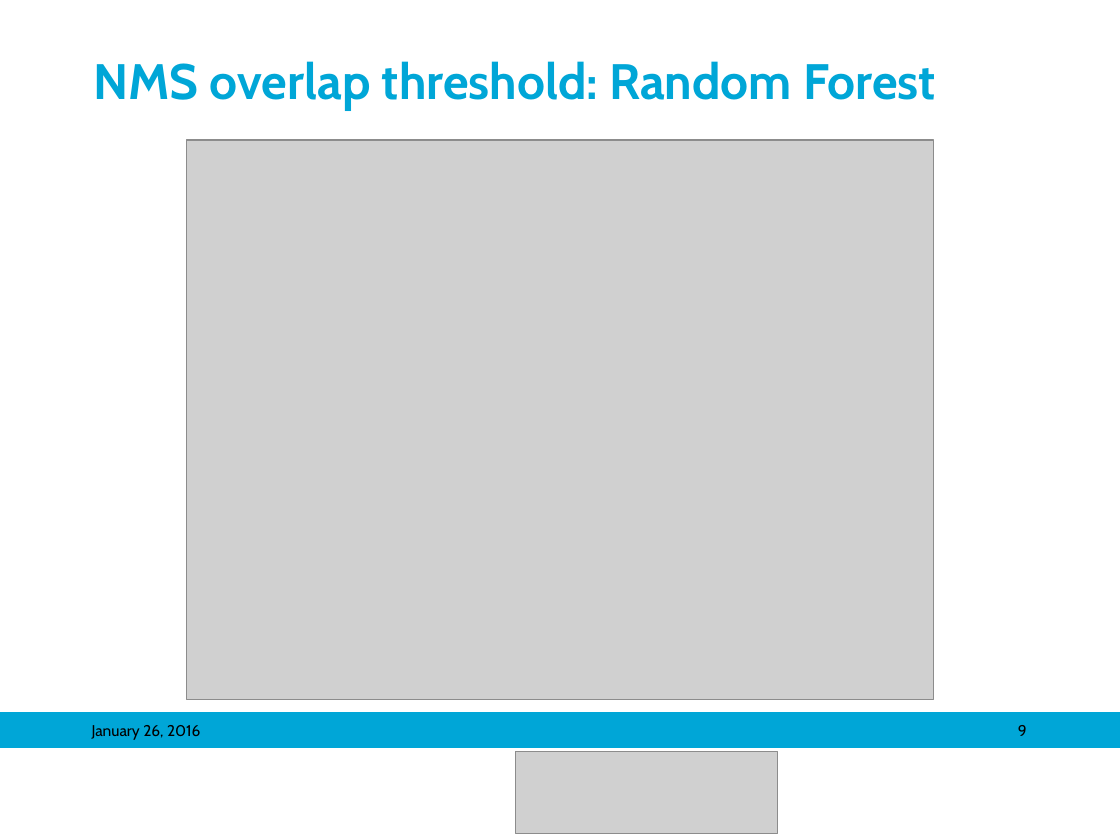
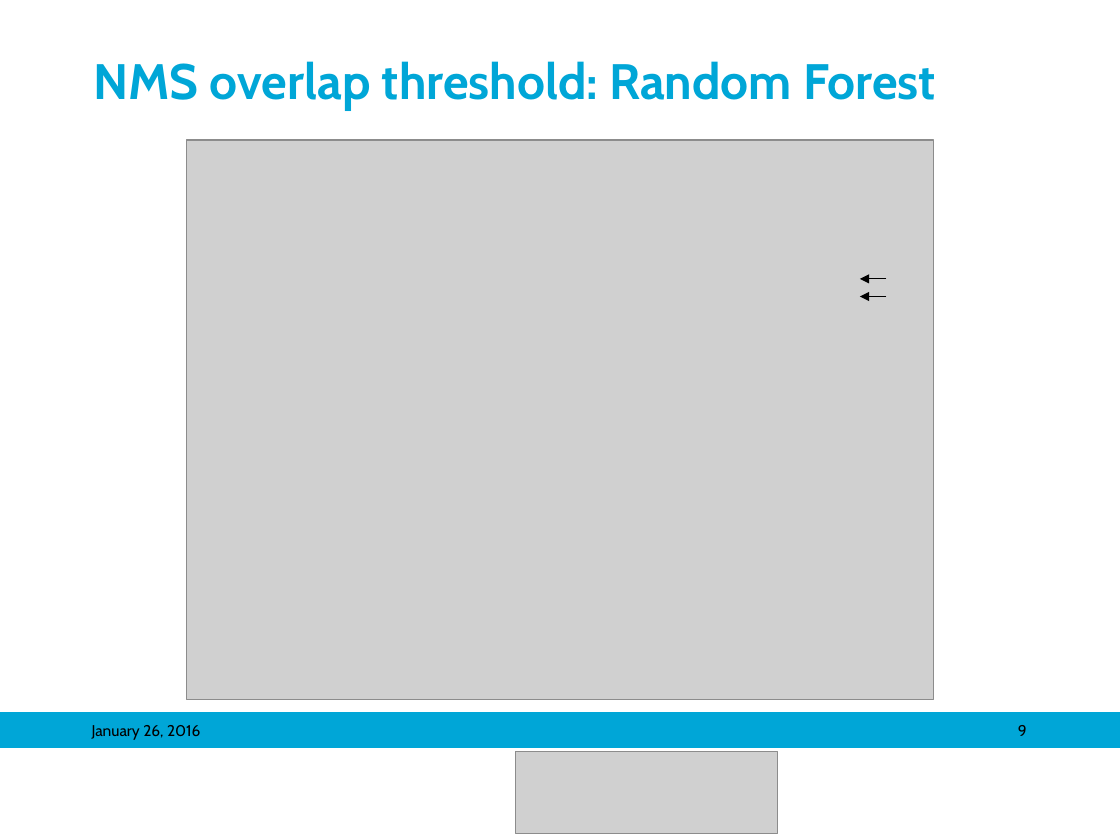
Before and after one commit to mariasv/MM_MedVis_Project, a slide deck: slide 9 of ppt/Object Detection in Medical Images_maria.pptx. Drawn at 1120x840 pixels with LibreOffice and Linux fonts; fonts in the diff are those of the drawing; grey boxes stand for pictures; background and template pictures are left out. Boxes give left, top, right and bottom in pixels: in the first picture for what was removed or moved away, otherwise in the second. Text is boxed around its words. In the diff, an @@ line names an element or a change of style, - is before the commit and + after.

```diff
--- a/ppt/Object Detection in Medical Images_maria.pptx
+++ b/ppt/Object Detection in Medical Images_maria.pptx
@@ arrow added from (886, 279) to (860, 279), #000000 0.75 pt @@
@@ arrow added from (886, 297) to (860, 297), #000000 0.75 pt @@
```
Also in this commit, not shown: 8 other slides changed, 1 slide added, 2 slides removed.
